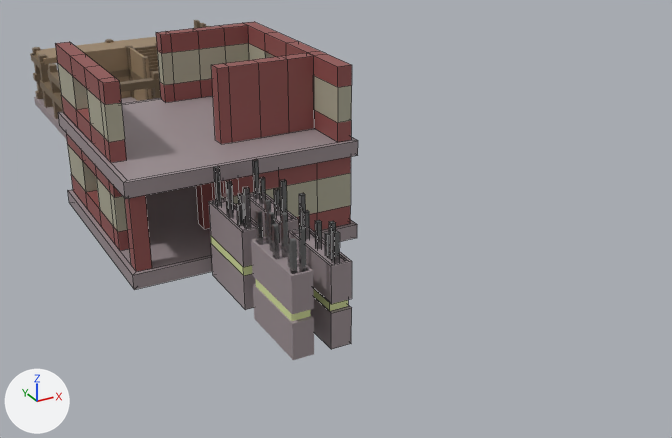
Before and after pictures for a commit that changed the Blender file Blender/Levels/walls.blend.
Rendered twice from a 50 mm lens placed at (-8.5, -33.0, 10.5), pointed at (4.5, -9.3, -1.4). Arrows for +X, +Y and +Z are at lower left; the lights stay in place. Mesh edges are drawn as thin lines on the coarser meshes.

The first picture shows 'BrickBuilding', 'ReinforcedWall1', 'ReinforcedWall2', 'ReinforcedWall_Indent', 'ReinforcedWall_Indent2', 'WoodenSkeletonBuilding'.
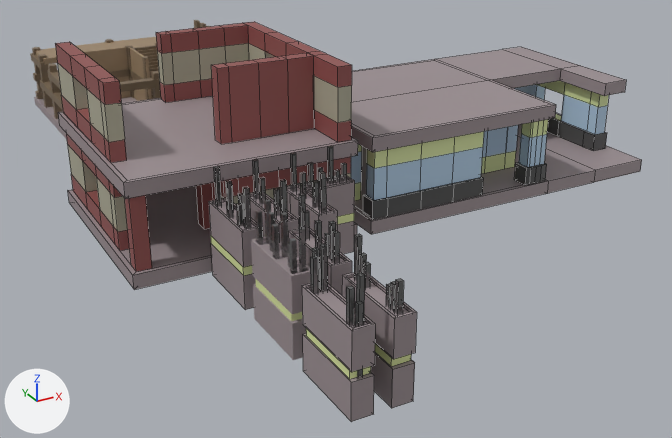
Commit message: More buildings for the level

Location of each change, (x1, y1, x2, y2) in pixels of the pictures (672 x 438 px):
'BrickBuilding.001', added
    after: (351, 47, 642, 234)
    faces in mat_foundation (grey #9c9093): (351, 47, 642, 234)
    faces in mat_wallaccent2 (blue #b5d0e7): (351, 85, 608, 200)
    faces in mat_material_003 (dark grey #4d4d4d): (363, 113, 607, 219)
    faces in mat_brickmaterial2 (green #dce7a7): (355, 81, 609, 201)
'ReinforcedWall_Indent2.001', added
    after: (302, 243, 375, 422)
    faces in mat_foundation (grey #9c9093): (302, 283, 375, 422)
    faces in mat_material_001 (grey #858585): (310, 243, 365, 377)
    faces in mat_wall_base (green #dde8a4): (306, 328, 371, 379)
'ReinforcedWall_Indent.001', added
    after: (342, 234, 417, 408)
    faces in mat_foundation (grey #9c9093): (342, 273, 417, 408)
    faces in mat_material_001 (grey #858585): (354, 234, 404, 315)
    faces in mat_wall_base (green #dde8a4): (375, 344, 411, 366)
'ReinforcedWall1.001', added
    after: (287, 146, 355, 254)
    faces in mat_foundation (grey #9c9093): (287, 176, 355, 254)
    faces in mat_material_001 (grey #858585): (290, 146, 347, 213)
    faces in mat_wall_base (green #dde8a4): (337, 213, 354, 224)
'ReinforcedWall_Indent', unchanged, covered by the edit
    before: (288, 193, 352, 349)
    after: (288, 193, 352, 295)

What the commit changed:
Material 'BrickMaterial2' (mat_brickmaterial2) is new.
Its base color is (0.714, 0.801, 0.388) (green #dce7a7).
Material 'WallAccent2' (mat_wallaccent2) is new.
Its base color is (0.461, 0.629, 0.802) (blue #b5d0e7).
Mesh me_cube_063 is new.
It has 124 vertices, 104 faces and spans x -0.25..1.59, y -1.0..1.0, z -1.0..1.93.
Faces by material slot: [8, 42, 54].
It uses material mat_wall_base (green #dde8a4).
It uses material mat_foundation (grey #9c9093).
It uses material mat_material_001 (grey #858585).
Mesh me_cube_062 is new.
It has 80 vertices, 66 faces and spans x -0.25..0.25, y -1.0..1.0, z -1.0..1.93.
Faces by material slot: [4, 26, 36].
It uses material mat_wall_base (green #dde8a4).
It uses material mat_foundation (grey #9c9093).
It uses material mat_material_001 (grey #858585).
Mesh me_cube_061 is new.
It has 80 vertices, 66 faces and spans x -0.25..0.25, y -1.0..1.0, z -1.0..1.93.
Faces by material slot: [4, 26, 36].
It uses material mat_wall_base (green #dde8a4).
It uses material mat_foundation (grey #9c9093).
It uses material mat_material_001 (grey #858585).
Mesh me_cube_060 is new.
It has 430 vertices, 420 faces and spans x -0.33..9.77, y -0.33..5.92, z -1.4..1.39.
Faces by material slot: [138, 90, 70, 122].
It uses material mat_foundation (grey #9c9093).
It uses material mat_material_003 (dark grey #4d4d4d).
It uses material mat_wallaccent2 (blue #b5d0e7).
It uses material mat_brickmaterial2 (green #dce7a7).
Object 'ReinforcedWall1.001' (ob_reinforcedwall1_001) is new; it shows me_cube_063.
Its location is (1.02, -14.25, 0.81).
Object 'ReinforcedWall_Indent2.001' (ob_reinforcedwall_indent2_001) is new; it shows me_cube_062.
Its location is (-0.91, -19.22, 0.81).
Object 'ReinforcedWall_Indent.001' (ob_reinforcedwall_indent_001) is new; it shows me_cube_061.
Its location is (0.0, -19.22, 0.81).
Object 'BrickBuilding.001' (ob_brickbuilding_001) is new; it shows me_cube_060.
Its location is (3.9, -12.69, 1.2).
